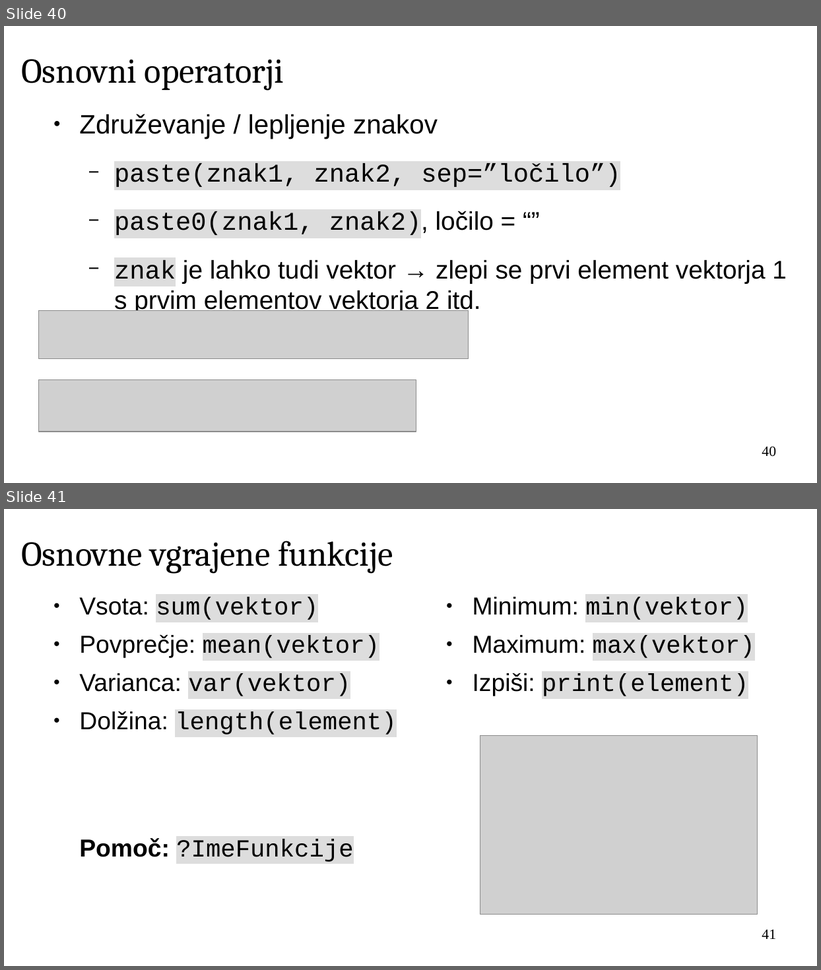
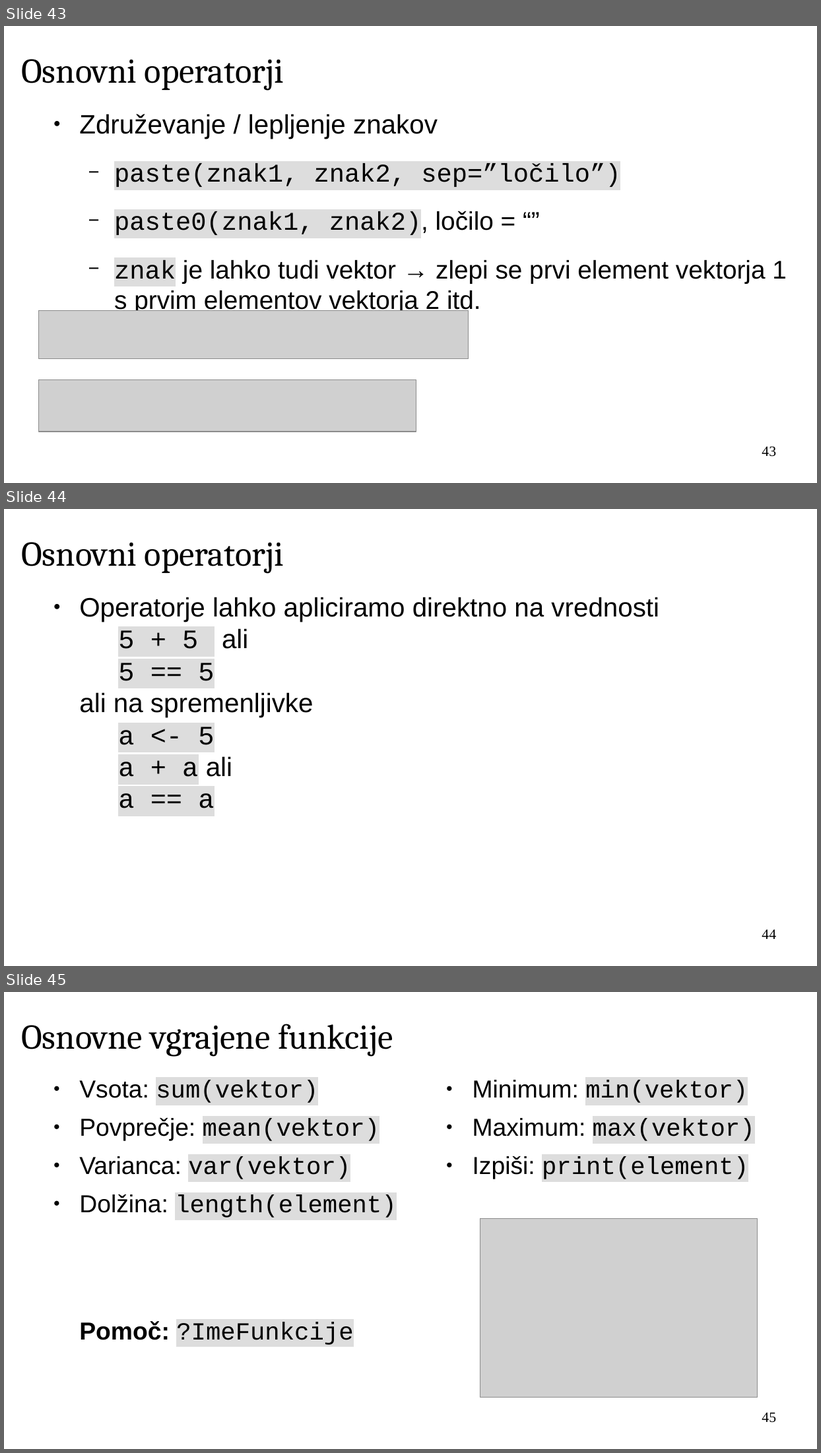
Before and after one commit to janaobsteter/R_tecaj, a slide deck: ModulA/IT_Rtecaj_ModulA.odp. Shown one above the other, each under a label of ours: slides 40 and 41 before the commit, slides 43, 44 and 45 after it. The pictures are 821x970 and 821x1453 pixels, drawn with LibreOffice and Linux fonts; fonts in the diff are those of the drawing; grey boxes stand for pictures; background and template pictures are left out. Boxes give left, top, right and bottom in pixels: in the first picture for what was removed or moved away, otherwise in the second. Text is boxed around its words. In the diff, an @@ line names an element or a change of style, - is before the commit and + after.

```diff
--- a/ModulA/IT_Rtecaj_ModulA.odp
+++ b/ModulA/IT_Rtecaj_ModulA.odp
@@ slide 44 added at (4, 509, 817, 966), background #FFFFFF @@
@@ title added at (21, 542, 284, 574), 34 pt, text #000000 @@
+Osnovni operatorji
@@ text added at (79, 597, 659, 809), 26 pt, text #000000 @@
+● Operatorje lahko apliciramo direktno na vrednosti
+  5 + 5 ali
+  5 == 5
+  ali na spremenljivke
+  a <- 5
+  a + a ali
+  a == a
@@ page number added at (762, 929, 776, 939), 14 pt, text #000000 @@
+44
@@ what was slide 40 is now slide 43 @@
@@ page number at (762, 446, 776, 457): text changed @@
-40
+43
@@ what was slide 41 is now slide 45 @@
@@ page number at (762, 1412, 776, 1423): text changed @@
-41
+45
```
Also in this commit, not shown: 17 slides changed, 4 other slides added, 1 slide removed, 10 other files.
